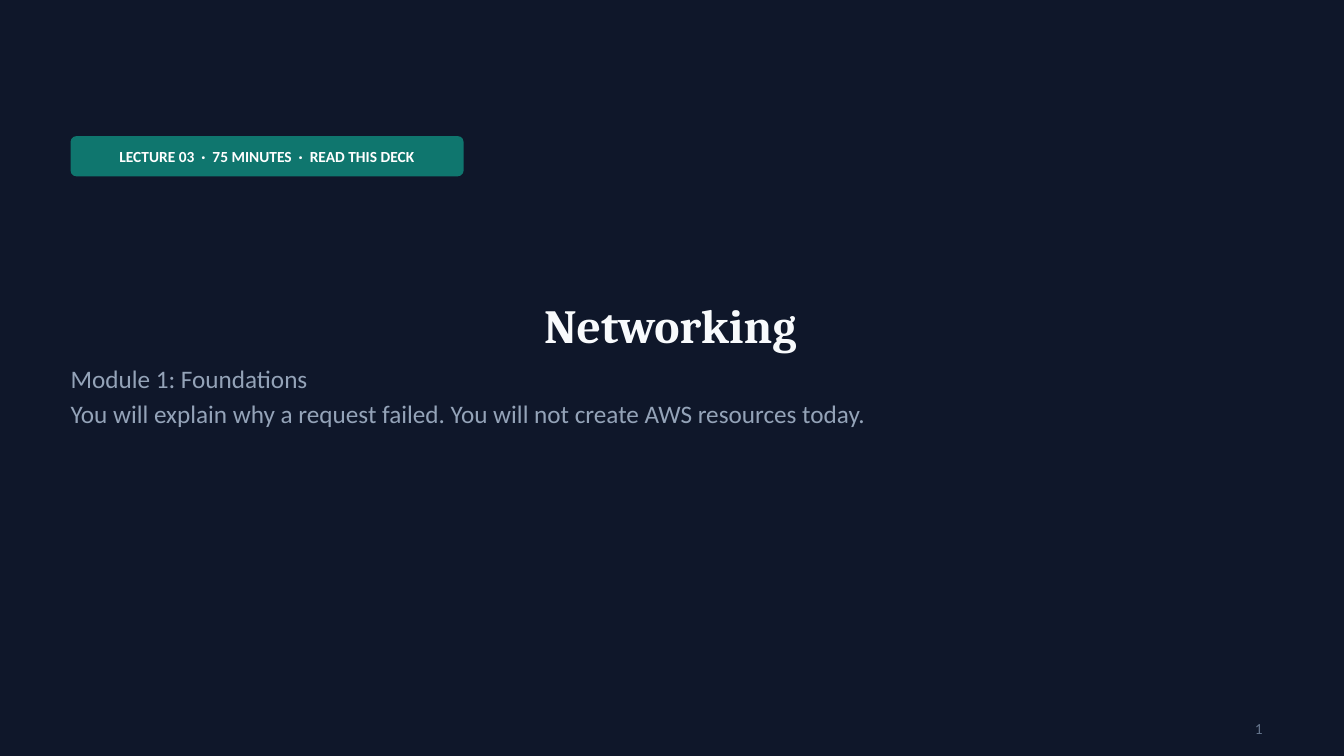
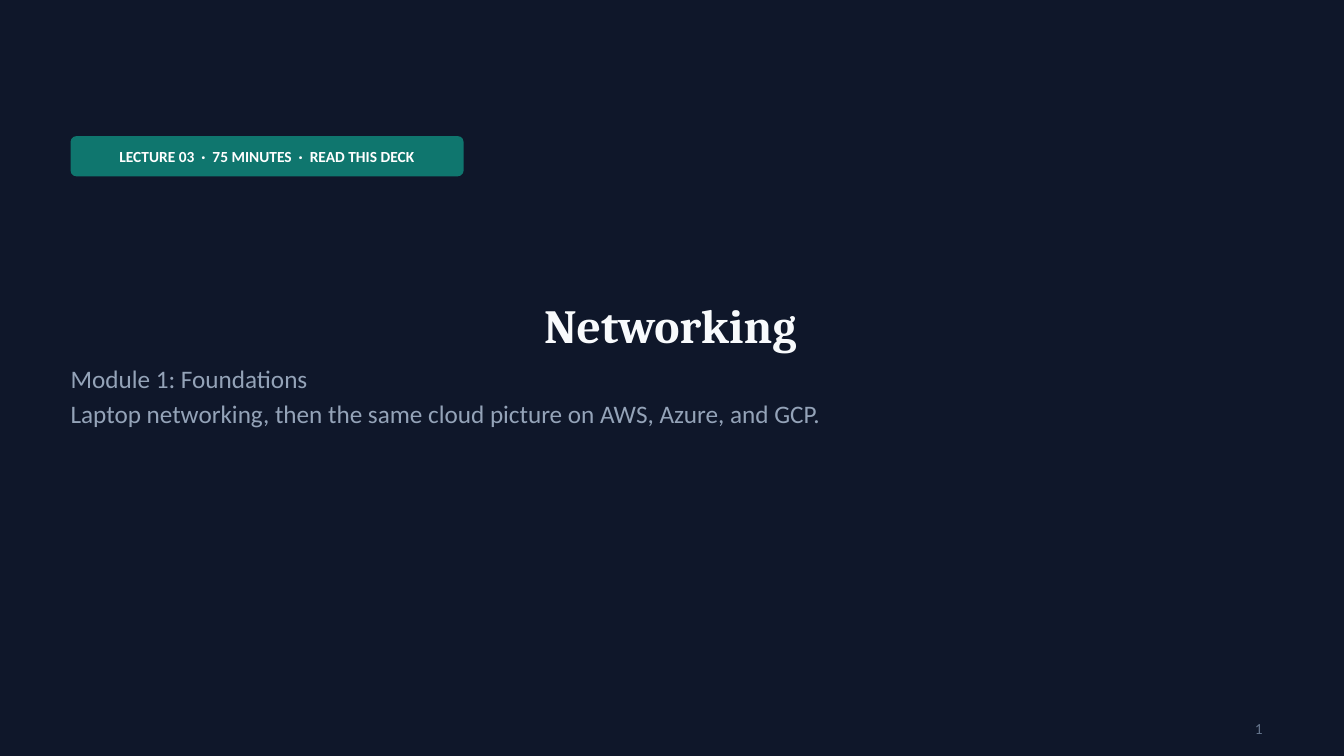
Before and after one commit to mayurb99/Devops_Beginners, a slide deck: slide 1 of lec-03/presentation/lec-03-networking.pptx. Drawn at 1344x756 pixels with LibreOffice and Linux fonts; fonts in the diff are those of the drawing. Boxes give left, top, right and bottom in pixels: in the first picture for what was removed or moved away, otherwise in the second. Text is boxed around its words. In the diff, an @@ line names an element or a change of style, - is before the commit and + after.

```diff
--- a/lec-03/presentation/lec-03-networking.pptx
+++ b/lec-03/presentation/lec-03-networking.pptx
@@ text at (x1=71, y1=405, x2=819, y2=428): text changed @@
-You will explain why a request failed. You will not create AWS resources today.
+Laptop networking, then the same cloud picture on AWS, Azure, and GCP.
```
Also in this commit, not shown: 7 other slides changed, 11 slides added, 2 slides removed, 10 other files.
